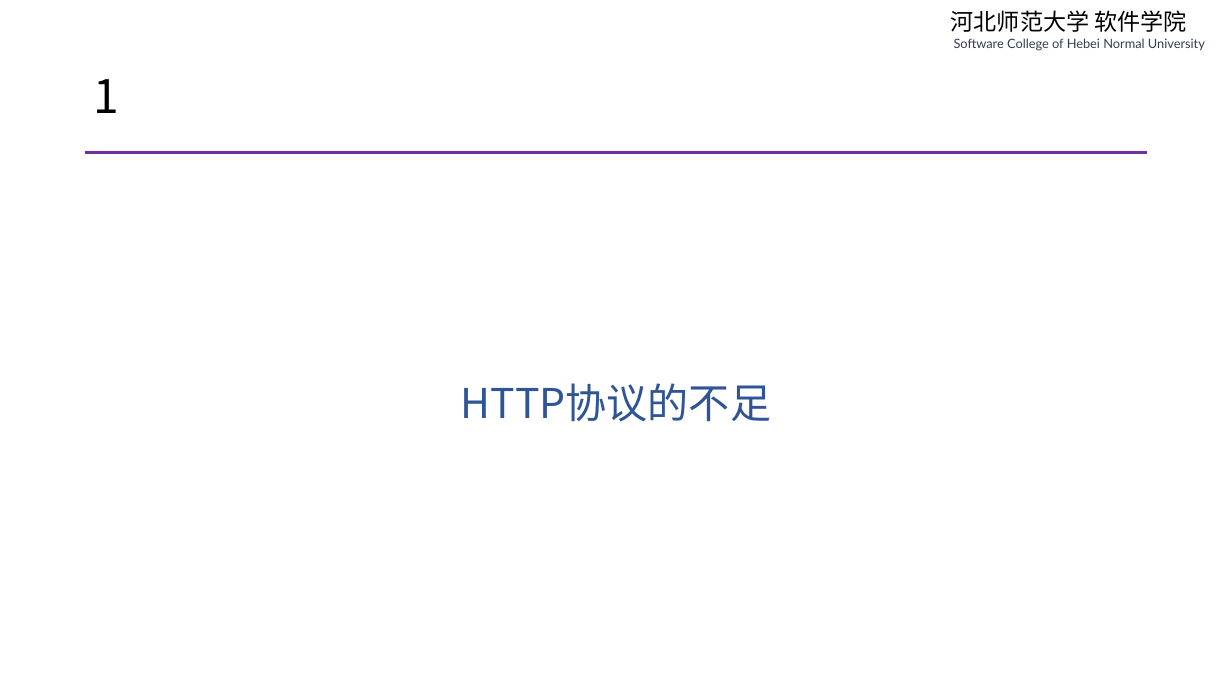
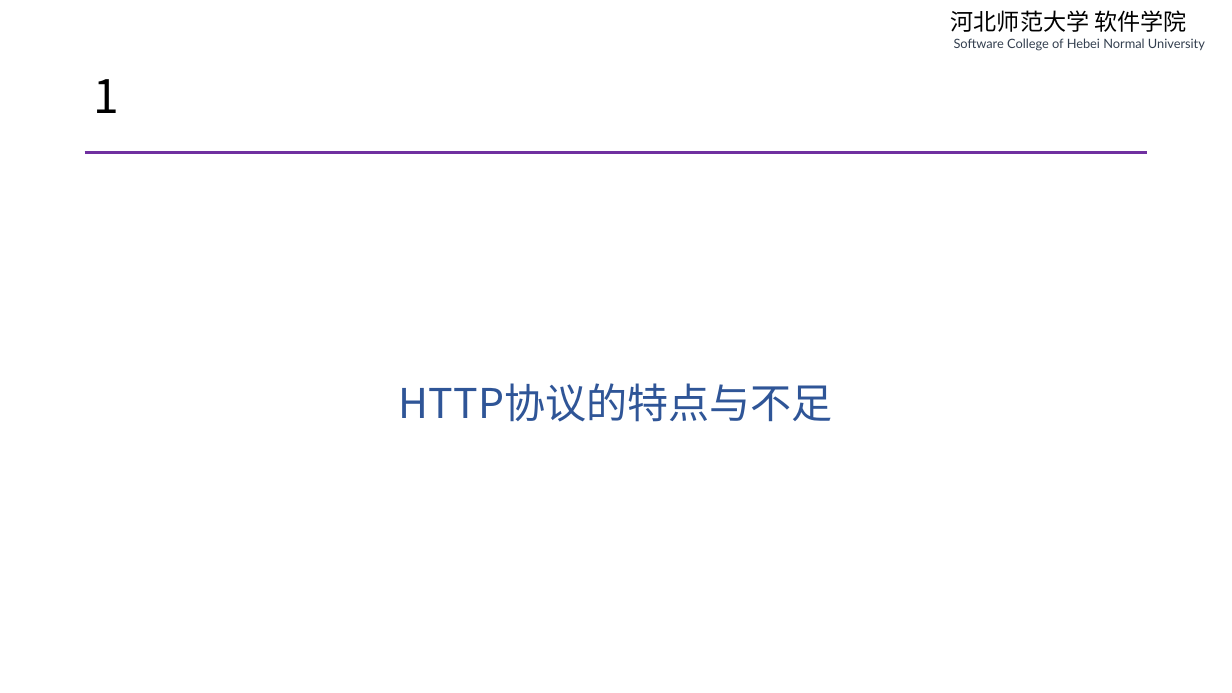
Before and after one commit to edu2act/course-php-serverside-development-on-linux, a slide deck: slide 3 of materials/slides/ch09-swoole-and-websocket.pptx. Drawn at 1232x693 pixels with LibreOffice and Linux fonts; fonts in the diff are those of the drawing. Boxes give left, top, right and bottom in pixels: in the first picture for what was removed or moved away, otherwise in the second. Text is boxed around its words. In the diff, an @@ line names an element or a change of style, - is before the commit and + after.

```diff
--- a/materials/slides/ch09-swoole-and-websocket.pptx
+++ b/materials/slides/ch09-swoole-and-websocket.pptx
@@ text at (x1=399, y1=383, x2=833, y2=422): text changed @@
-HTTP协议的不足
+HTTP协议的特点与不足
```
Also in this commit, not shown: 5 other slides changed, 4 slides added, 6 slides removed, 22 other files.
